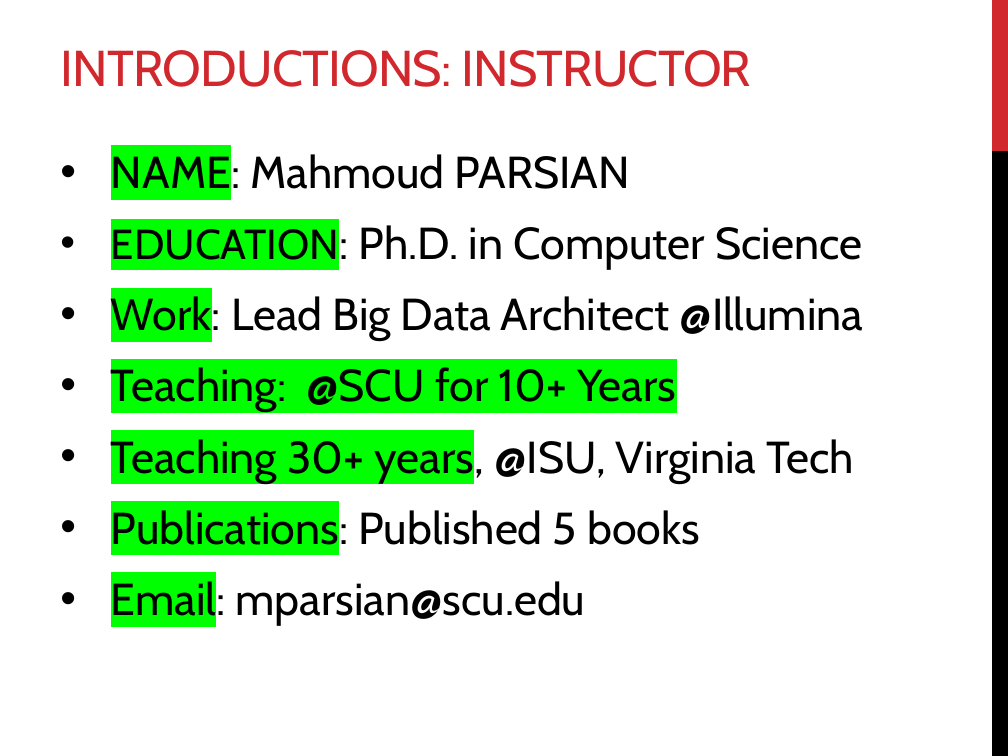
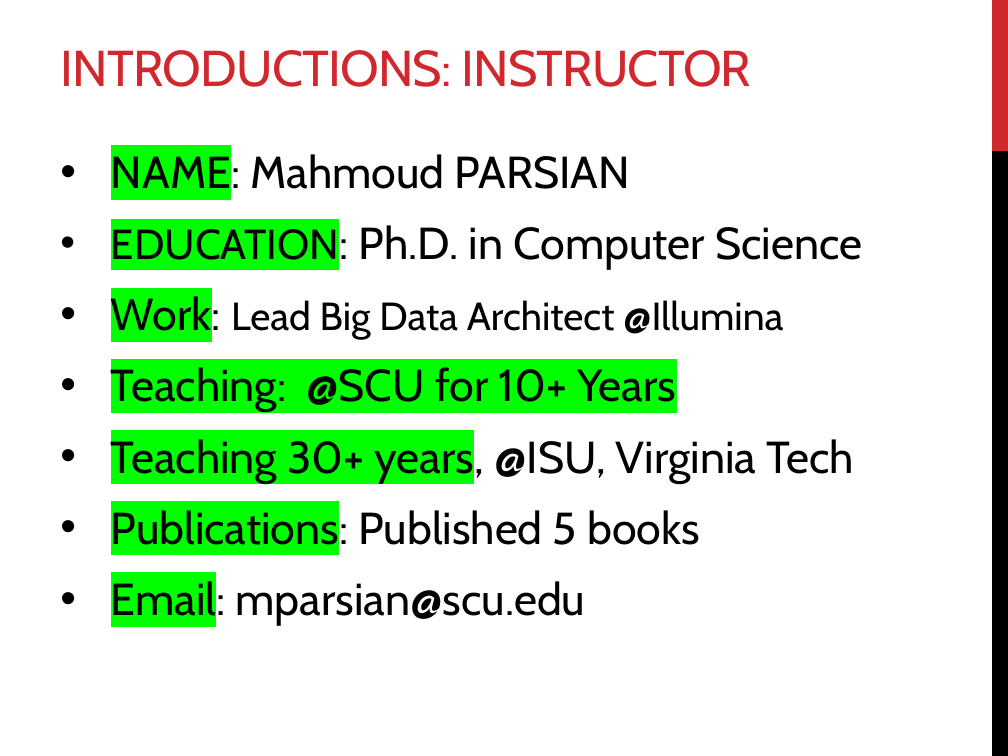
Before and after one commit to mahmoudparsian/data-warehousing, a slide deck: slide 3 of syllabus/week-01-course-outline-and-intro-to-DW/course_outline_and_DW_concepts/01_introduction_to_DW_course.pptx. Drawn at 1008x756 pixels with LibreOffice and Linux fonts; fonts in the diff are those of the drawing. Boxes give left, top, right and bottom in pixels: in the first picture for what was removed or moved away, otherwise in the second. Text is boxed around its words. In the diff, an @@ line names an element or a change of style, - is before the commit and + after.

```diff
--- a/syllabus/week-01-course-outline-and-intro-to-DW/course_outline_and_DW_concepts/01_introduction_to_DW_course.pptx
+++ b/syllabus/week-01-course-outline-and-intro-to-DW/course_outline_and_DW_concepts/01_introduction_to_DW_course.pptx
@@ text at [111,293,783,341]: size 32 to 28 pt in "Lead Big Data Architect @Illumina" @@
```
Also in this commit, not shown: 5 other slides changed, 2 other files.
